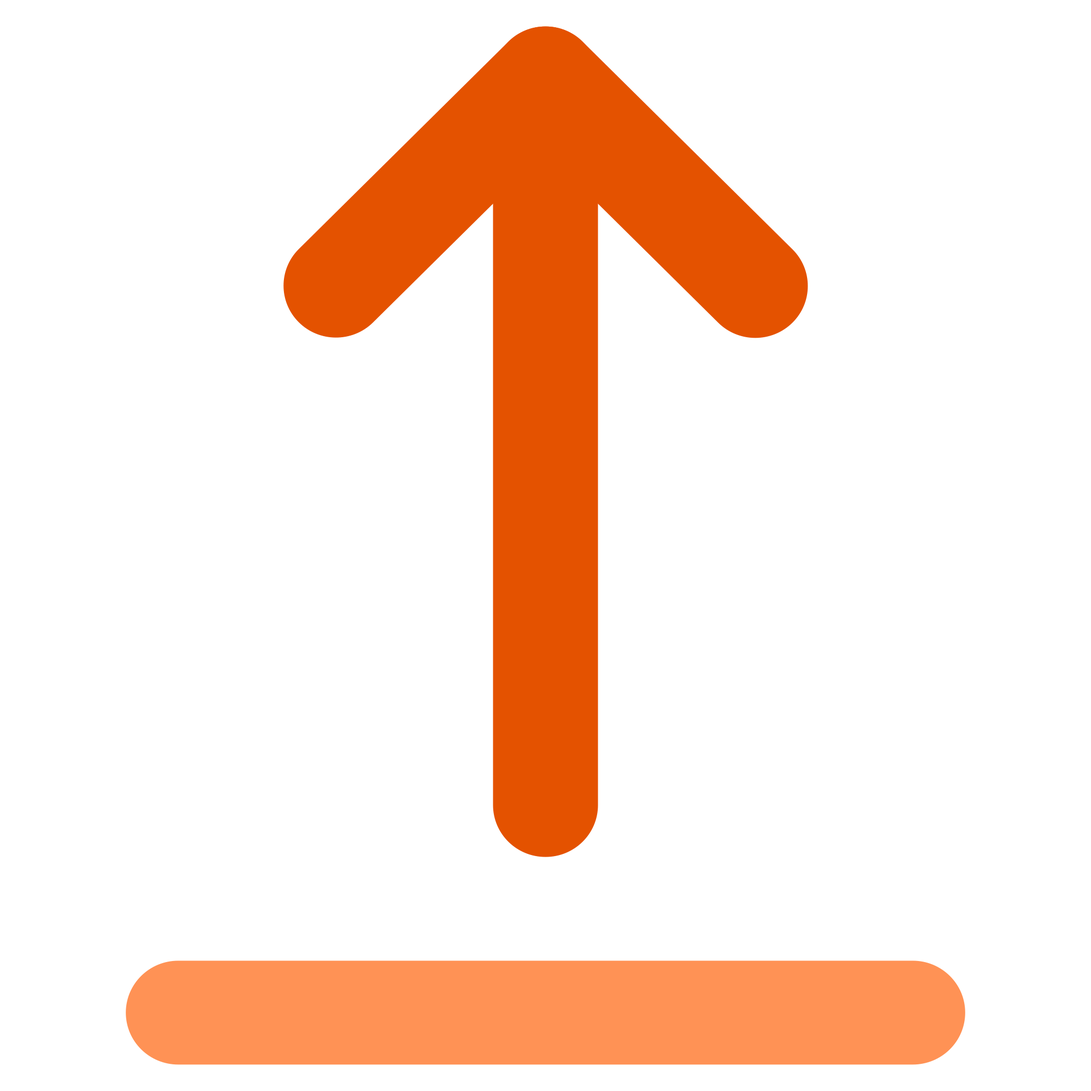
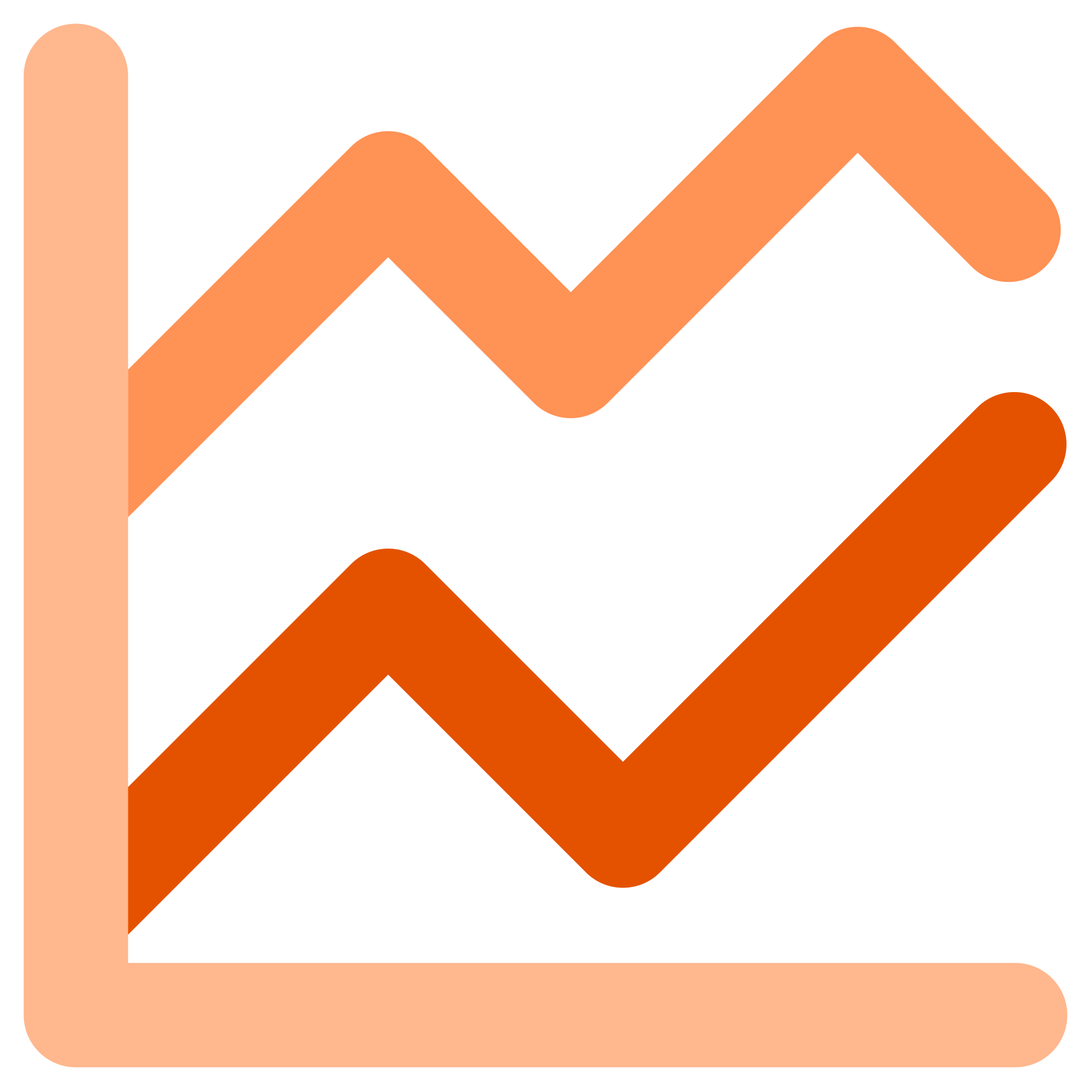
Comparing the layer stacks of the two 1091×1091 images. Changes:
added layer "comparison" above "top-arrow-from-top" over [23, 23, 1069, 1069]
hid "top-arrow-from-top" over [125, 26, 966, 1066]
